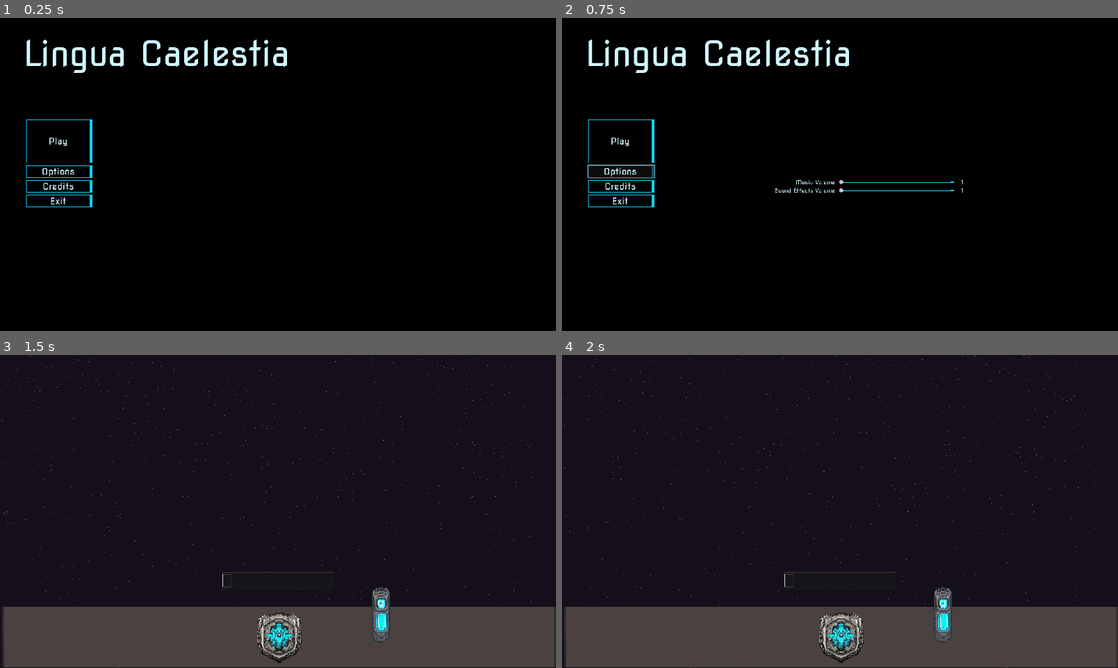
Above: before the commit, frames 1-4 (two rows, left to right).
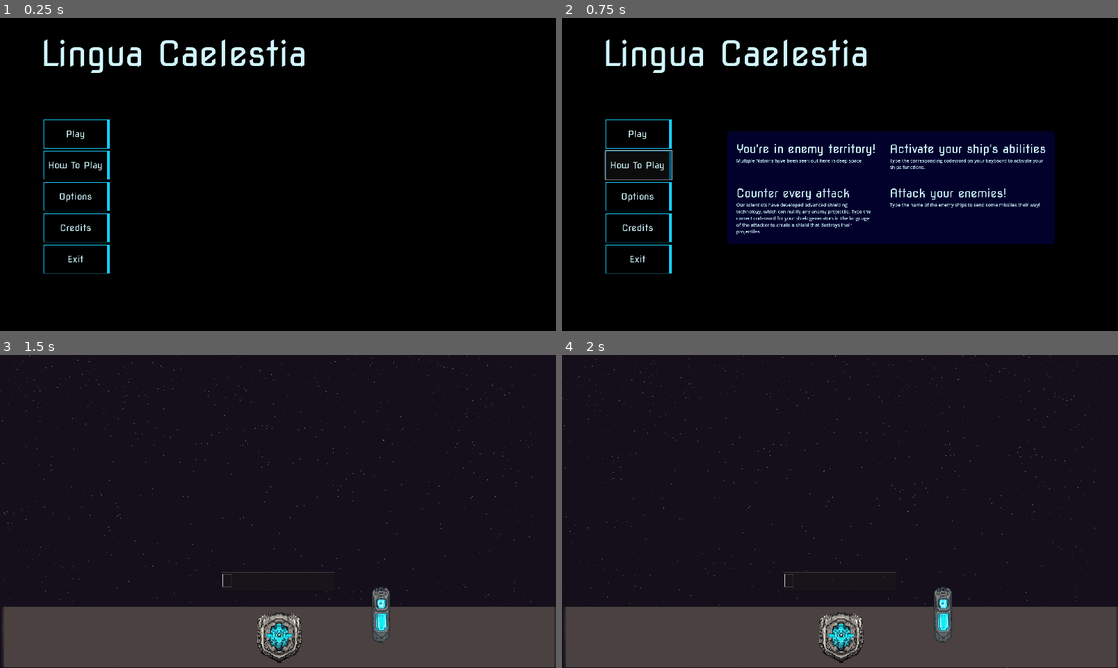
Above: after the commit, the same moments.

Repository: HephaistosForge/LinguaCaelestia
Game: Godot game, scene res://ui/main_menu/main_menu.tscn
Same seed, same stepped clock (60 frames per second), same inputs: the game is played once before the commit and once after it. Sound files missing from this copy of the repository are replaced by a short silence.
Inputs (mouse positions are in pixels of both pictures, inside the frame that each line leads up to):
- Up to frame 1 (0.25 s): no input
- Up to frame 2 (0.75 s): click (639, 165) at 0.5 s, where only the run after the commit has a clickable "How To Play"
- Up to frame 3 (1.5 s): click "Play" at 1.25 s
- Up to frame 4 (2 s): no input

The runs differ from the first frame. In frame 1, 3.2% of the frame differs, in the area x 4-55%, y 6-82%; in frame 2, 24%, in the area x 4-89%, y 6-82%; in frame 3, nothing differs; in frame 4, nothing differs.

Commit message:
add basic how to play

Diff:
--- /dev/null
+++ b/ui/main_menu/how_to_play/how_to_play.gd
@@ -0,0 +1,19 @@
+extends Control
+
+const TUTORIAL_ITEM_PREFAB = preload("res://ui/main_menu/how_to_play/how_to_play_item.tscn")
+
+var tutorial_items = [
+	[null, "You're in enemy territory!", "Multiple Nations have been seen out here in deep space."],
+	[null, "Activate your ship's abilities", "Type the corresponding codeword on your keyboard to activate your ships functions."],
+	[null, "Counter every attack", "Our scientists have developed advanced shielding technology, which can nullify any enemy projectile. Type the correct codeword for your shieldgenerators in the language of the attacker to create a shield that destroys their projectiles"],
+	[null, "Attack your enemies!", "Type the name of the enemy ships to send some missiles their way!"],
+
+]
+
+
+# Called when the node enters the scene tree for the first time.
+func _ready() -> void:
+	for item in tutorial_items:
+		var tut_item = TUTORIAL_ITEM_PREFAB.instantiate()
+		$MarginContainer/GridContainer.add_child(tut_item)
+		tut_item.init(item[0], item[1], item[2])
--- /dev/null
+++ b/ui/main_menu/how_to_play/how_to_play.tscn
@@ -0,0 +1,21 @@
+[gd_scene load_steps=2 format=3 uid="uid://cq5crd7456h8s"]
+
+[ext_resource type="Script" path="res://ui/main_menu/how_to_play/how_to_play.gd" id="1_skpm0"]
+
+[node name="PanelContainer" type="PanelContainer"]
+offset_right = 40.0
+offset_bottom = 40.0
+script = ExtResource("1_skpm0")
+
+[node name="MarginContainer" type="MarginContainer" parent="."]
+layout_mode = 2
+theme_override_constants/margin_left = 32
+theme_override_constants/margin_top = 32
+theme_override_constants/margin_right = 32
+theme_override_constants/margin_bottom = 32
+
+[node name="GridContainer" type="GridContainer" parent="MarginContainer"]
+layout_mode = 2
+theme_override_constants/h_separation = 50
+theme_override_constants/v_separation = 50
+columns = 2
--- /dev/null
+++ b/ui/main_menu/how_to_play/how_to_play_item.gd
@@ -0,0 +1,12 @@
+extends VBoxContainer
+
+@onready var texture = $TextureRect
+@onready var title = $Label
+@onready var description = $RichTextLabel
+
+
+func init(_texture, _title, _description):
+	if _texture:
+		texture.texture = _texture
+	title.text = _title
+	description.text = _description
--- /dev/null
+++ b/ui/main_menu/how_to_play/how_to_play_item.tscn
@@ -0,0 +1,22 @@
+[gd_scene load_steps=2 format=3 uid="uid://dswwrb6jo8wxc"]
+
+[ext_resource type="Script" path="res://ui/main_menu/how_to_play/how_to_play_item.gd" id="1_6mblk"]
+
+[node name="HowToPlayItem" type="VBoxContainer"]
+anchors_preset = 15
+anchor_right = 1.0
+anchor_bottom = 1.0
+grow_horizontal = 2
+grow_vertical = 2
+script = ExtResource("1_6mblk")
+
+[node name="TextureRect" type="TextureRect" parent="."]
+layout_mode = 2
+
+[node name="Label" type="Label" parent="."]
+layout_mode = 2
+theme_override_font_sizes/font_size = 40
+
+[node name="RichTextLabel" type="RichTextLabel" parent="."]
+layout_mode = 2
+fit_content = true
--- a/ui/main_menu/main_menu.gd
+++ b/ui/main_menu/main_menu.gd
@@ -2,12 +2,14 @@
 
 const CREDITS_PREFAB = preload("res://ui/main_menu/credits/Credits.tscn")
 const OPTIONS_PREFAB = preload("res://ui/main_menu/options/options.tscn")
+const HOW_TO_PLAY_PREFAB = preload("res://ui/main_menu/how_to_play/how_to_play.tscn")
 
 enum display_types {
 	OPTIONS,
 	CREDITS,
 	MULTIPLAYER,
-	MULTIPLAYER_LOBBY
+	MULTIPLAYER_LOBBY,
+	HOW_TO_PLAY
 }
 
 var max_parallax = 20000
@@ -70,3 +72,13 @@
 
 func _on_button_click() -> void:
 	AudioManager.play_button_click()
+
+
+
+func _on_how_to_play_pressed() -> void:
+	if currently_displayed != null:
+		currently_displayed.queue_free()
+	var how_to_play = HOW_TO_PLAY_PREFAB.instantiate()
+	$MarginContainer/VBoxContainer.add_child(how_to_play)
+	currently_displayed = how_to_play
+	currently_displayed_type = display_types.HOW_TO_PLAY
--- a/ui/main_menu/main_menu.tscn
+++ b/ui/main_menu/main_menu.tscn
@@ -56,7 +56,7 @@
 
 [node name="MarginContainer" type="MarginContainer" parent="VBoxContainer2"]
 layout_mode = 2
-theme_override_constants/margin_left = 80
+theme_override_constants/margin_left = 140
 theme_override_constants/margin_top = 50
 
 [node name="Label" type="Label" parent="VBoxContainer2/MarginContainer"]
@@ -71,7 +71,7 @@
 
 [node name="MarginContainer2" type="MarginContainer" parent="VBoxContainer2/HBoxContainer"]
 layout_mode = 2
-theme_override_constants/margin_left = 90
+theme_override_constants/margin_left = 150
 theme_override_constants/margin_top = 150
 
 [node name="VBoxContainer" type="VBoxContainer" parent="VBoxContainer2/HBoxContainer/MarginContainer2"]
@@ -81,27 +81,35 @@
 theme_override_constants/separation = 8
 
 [node name="Play" type="Button" parent="VBoxContainer2/HBoxContainer/MarginContainer2/VBoxContainer"]
-custom_minimum_size = Vector2(0, 150)
+custom_minimum_size = Vector2(0, 100)
 layout_mode = 2
 text = "Play"
 
+[node name="HowToPlay" type="Button" parent="VBoxContainer2/HBoxContainer/MarginContainer2/VBoxContainer"]
+custom_minimum_size = Vector2(0, 100)
+layout_mode = 2
+text = "How To Play"
+
 [node name="Options" type="Button" parent="VBoxContainer2/HBoxContainer/MarginContainer2/VBoxContainer"]
+custom_minimum_size = Vector2(0, 100)
 layout_mode = 2
 text = "Options"
 
 [node name="Credits" type="Button" parent="VBoxContainer2/HBoxContainer/MarginContainer2/VBoxContainer"]
+custom_minimum_size = Vector2(0, 100)
 layout_mode = 2
 text = "Credits"
 
 [node name="Exit" type="Button" parent="VBoxContainer2/HBoxContainer/MarginContainer2/VBoxContainer"]
+custom_minimum_size = Vector2(0, 100)
 layout_mode = 2
 text = "Exit"
 
 [node name="MarginContainer" type="MarginContainer" parent="."]
 clip_contents = true
 layout_mode = 2
-offset_left = 294.0
-offset_top = 210.0
+offset_left = 429.0
+offset_top = 219.0
 offset_right = 1863.0
 offset_bottom = 1033.0
 size_flags_horizontal = 3
@@ -116,6 +124,8 @@
 
 [connection signal="mouse_entered" from="VBoxContainer2/HBoxContainer/MarginContainer2/VBoxContainer/Play" to="." method="_on_button_hover"]
 [connection signal="pressed" from="VBoxContainer2/HBoxContainer/MarginContainer2/VBoxContainer/Play" to="." method="_on_play_pressed"]
+[connection signal="mouse_entered" from="VBoxContainer2/HBoxContainer/MarginContainer2/VBoxContainer/HowToPlay" to="." method="_on_button_hover"]
+[connection signal="pressed" from="VBoxContainer2/HBoxContainer/MarginContainer2/VBoxContainer/HowToPlay" to="." method="_on_how_to_play_pressed"]
 [connection signal="mouse_entered" from="VBoxContainer2/HBoxContainer/MarginContainer2/VBoxContainer/Options" to="." method="_on_button_hover"]
 [connection signal="pressed" from="VBoxContainer2/HBoxContainer/MarginContainer2/VBoxContainer/Options" to="." method="_on_options_pressed"]
 [connection signal="mouse_entered" from="VBoxContainer2/HBoxContainer/MarginContainer2/VBoxContainer/Credits" to="." method="_on_button_hover"]
